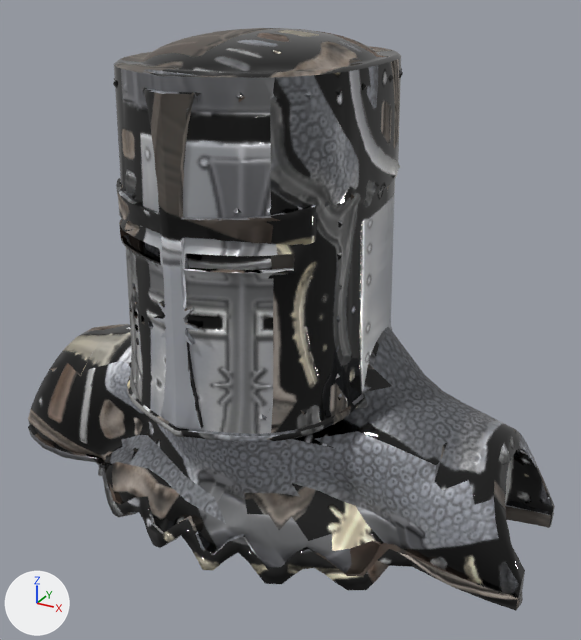
The glTF model game/assets/armor/templar_crusader_head_male.gltf: old version first, new version second.
One viewpoint serves both versions: a camera (50 mm lens) standing at (0.389, -0.652, 1.976) and looking at (0.03, 0.0, 1.65). Every picture has the same lights, and +X, +Y and +Z are marked at lower left. The older version comes first. Vertices at exactly the same position are counted once.

The first picture shows 'templar_crusader_head_male'.
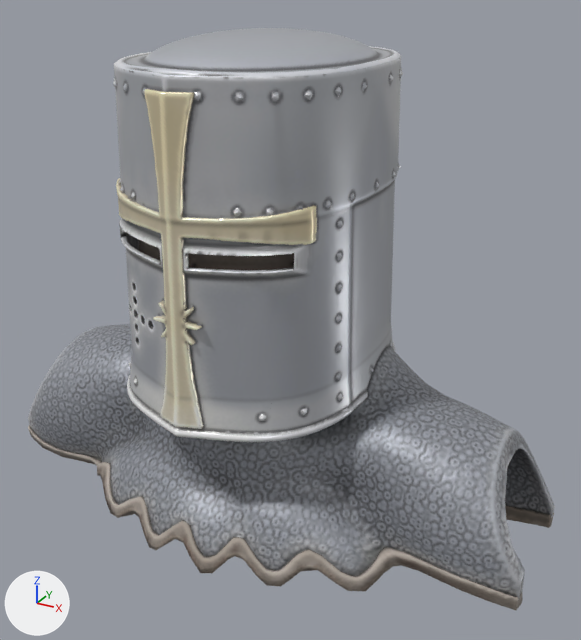
The change, as JSON lines over the scene's bpy script:
```json
{"block": "me_helm", "where": "# used by ob_templar_crusader_head_male; location = (0.0, 0.0, 0.0)"}
{"op": "remove", "block": "me_helm", "code": "me_helm.from_pydata(...)  # 5972 vertices, 11995 faces; spans x -0.298..0.298, y -0.158..0.154, z 1.434..1.925"}
{"op": "add", "block": "me_helm", "code": "me_helm.from_pydata(...)  # 5974 vertices, 11996 faces; spans x -0.298..0.298, y -0.158..0.154, z 1.434..1.925"}
{"block": "me_helm", "change": "me_helm part 1: 109 vertices moved from x -0.263..0.276, y -0.103..0.144, z 1.434..1.568 to x -0.262..0.277, y -0.099..0.142, z 1.435..1.57; 1691 vertices removed from x -0.295..0.297, y -0.146..0.149, z 1.434..1.679; 1696 vertices added at x -0.295..0.297, y -0.15..0.149, z 1.434..1.679"}
{"block": "me_helm", "change": "me_helm part 2: 8157 kept faces spanning x -0.298..0.298, y -0.158..0.154, z 1.434..1.925 get new texture (UV) coordinates"}
{"block": "me_helm", "change": "other edits to the shape of me_helm do not show in these pictures"}
```

Boxes (x1, y1, x2, y2) around the edits, measured in the pictures (581 x 640 px; the box of a moved part takes in the faces that stretch with it):
```json
{"object": "templar_crusader_head_male", "change": "reshaped", "before": [28, 28, 555, 611], "after": [28, 28, 555, 610]}
{"part": 1, "of": "me_helm", "change": "moved or reshaped", "before": [28, 324, 554, 601], "after": [28, 324, 554, 601]}
{"part": 2, "of": "me_helm", "change": "surface changed", "before": [28, 28, 555, 610], "after": [28, 28, 555, 610], "on screen": "lighter"}
```
